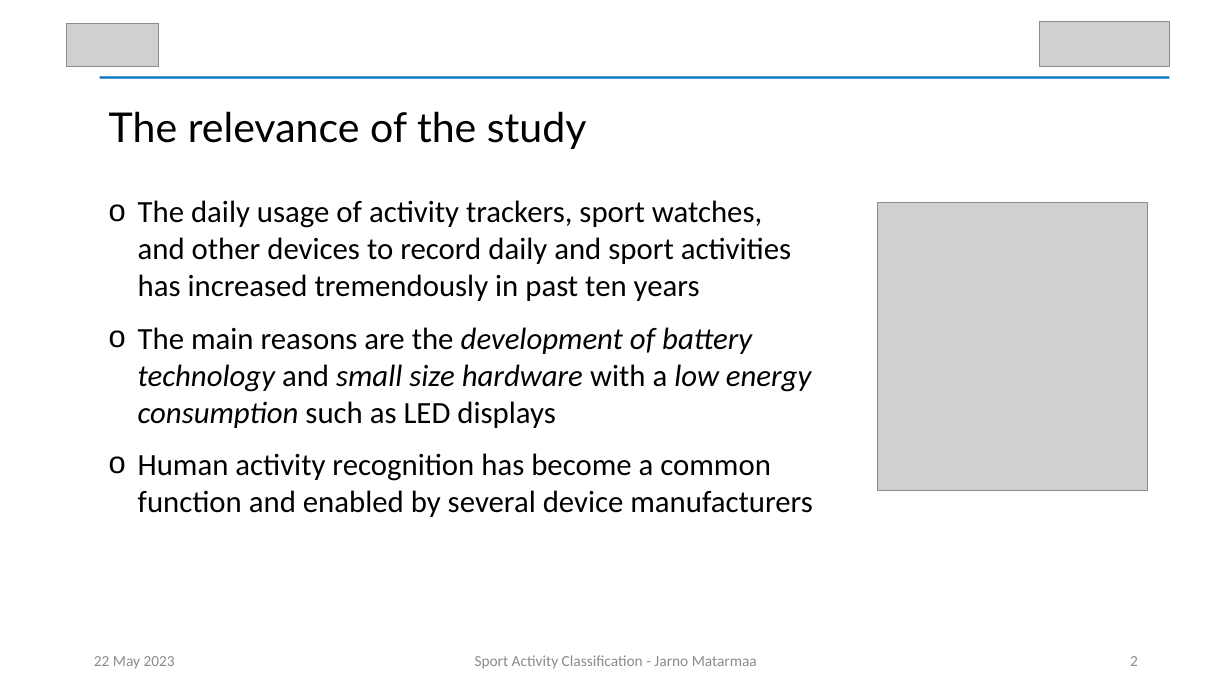
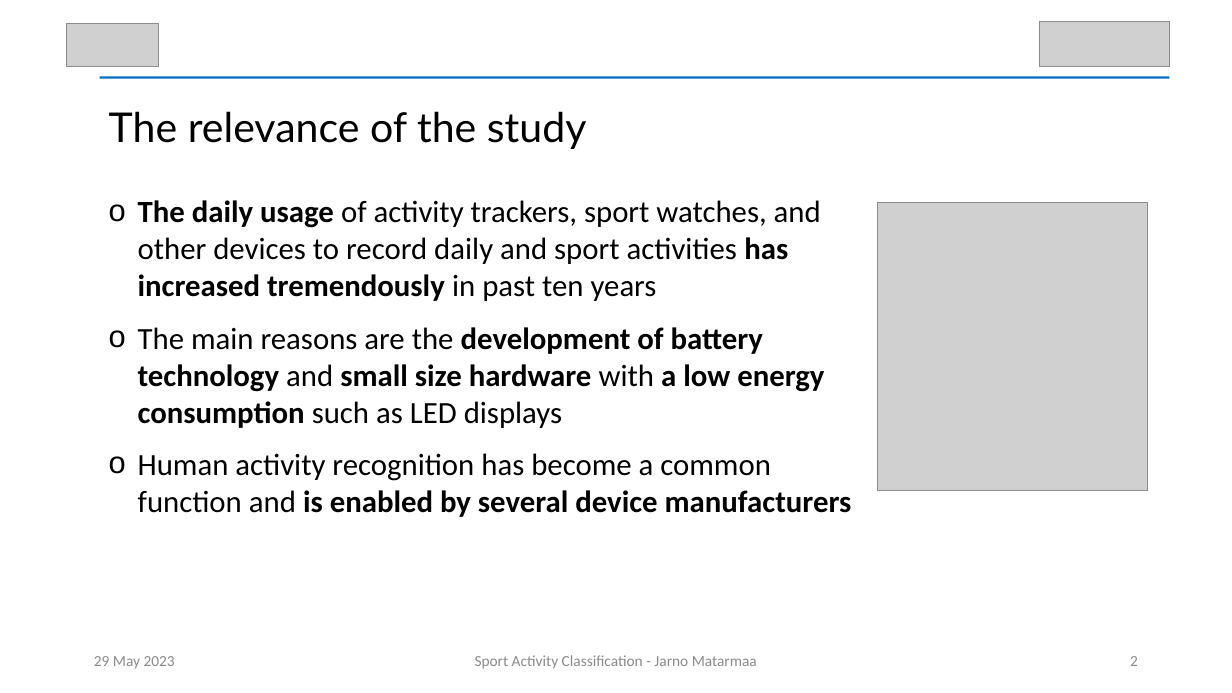
Before and after one commit to JABE22/MasterProject, a slide deck: slide 2 of presentation/SAC_Thesis_Presentation.pptx. Drawn at 1232x693 pixels with LibreOffice and Linux fonts; fonts in the diff are those of the drawing; grey boxes stand for pictures. Boxes give left, top, right and bottom in pixels: in the first picture for what was removed or moved away, otherwise in the second. Text is boxed around its words. In the diff, an @@ line names an element or a change of style, - is before the commit and + after.

```diff
--- a/presentation/SAC_Thesis_Presentation.pptx
+++ b/presentation/SAC_Thesis_Presentation.pptx
@@ text at (138, 200, 824, 428): bold on in "The daily usage has increased tremendously", "development of battery technology small size hardware ..."; italic off in "development of battery technology small size hardware ..." @@
@@ text at (138, 453, 852, 517): text changed @@
-o Human activity recognition has become a common function and enabled by several device manufacturers
+o Human activity recognition has become a common function and is enabled by several device manufacturers
@@ text at (94, 656, 175, 669): text changed @@
-22 May 2023
+29 May 2023
```
Also in this commit, not shown: 14 other slides changed, 4 slides added, 12 other files.
